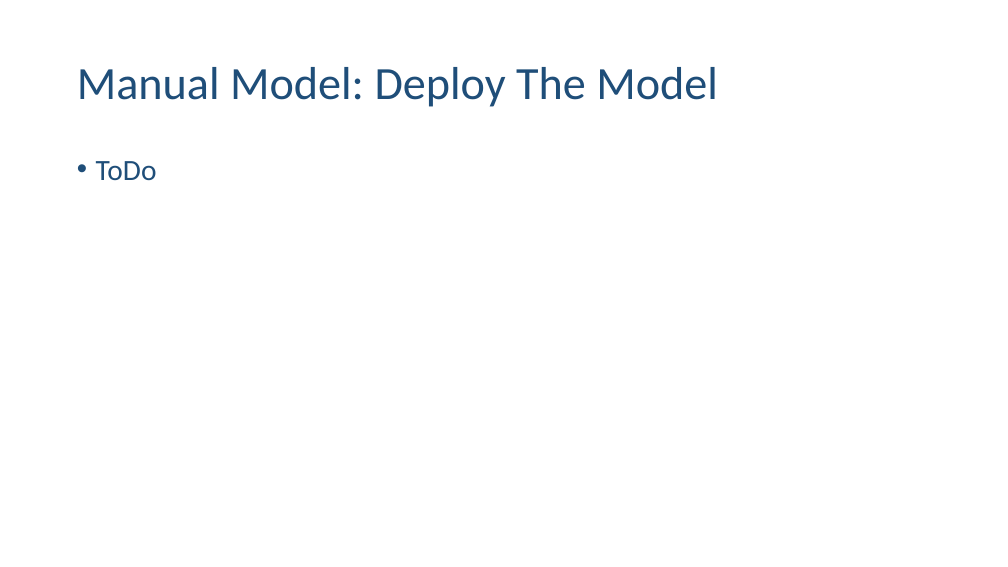
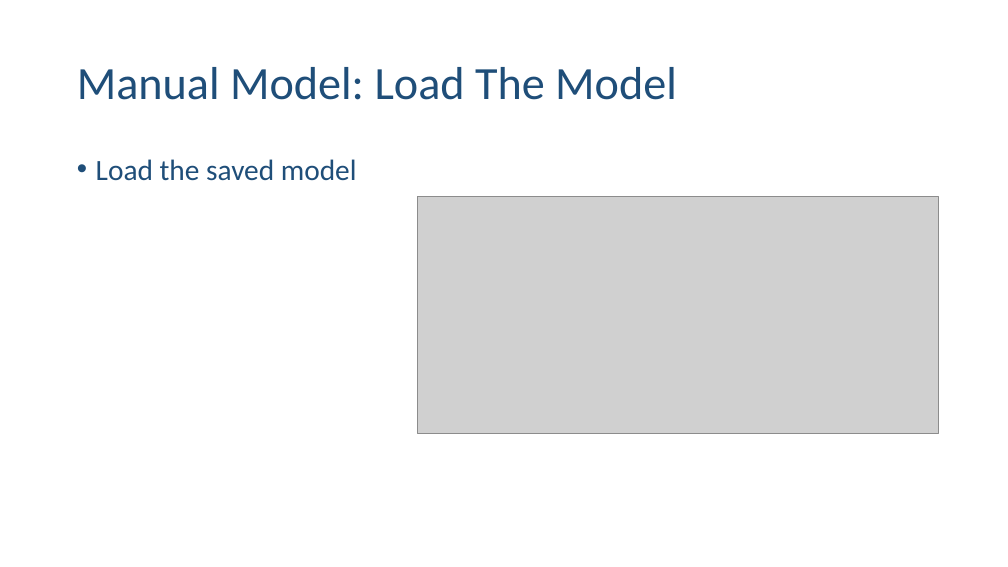
Before and after one commit to ehennis/Blog, a slide deck: slide 13 of AzureML/NebraskaCode.pptx (slide 12 before the commit). Drawn at 1008x567 pixels with LibreOffice and Linux fonts; fonts in the diff are those of the drawing; grey boxes stand for pictures. Boxes give left, top, right and bottom in pixels: in the first picture for what was removed or moved away, otherwise in the second. Text is boxed around its words. In the diff, an @@ line names an element or a change of style, - is before the commit and + after.

```diff
--- a/AzureML/NebraskaCode.pptx
+++ b/AzureML/NebraskaCode.pptx
@@ title at (77,67,677,100): text changed @@
-Manual Model: Deploy The Model
+Manual Model: Load The Model
@@ text at (96,159,357,181): text changed @@
-• ToDo
+• Load the saved model
@@ picture added at (417,197,939,433) @@
```
Also in this commit, not shown: 4 other slides changed, 7 slides added, 5 other files.
